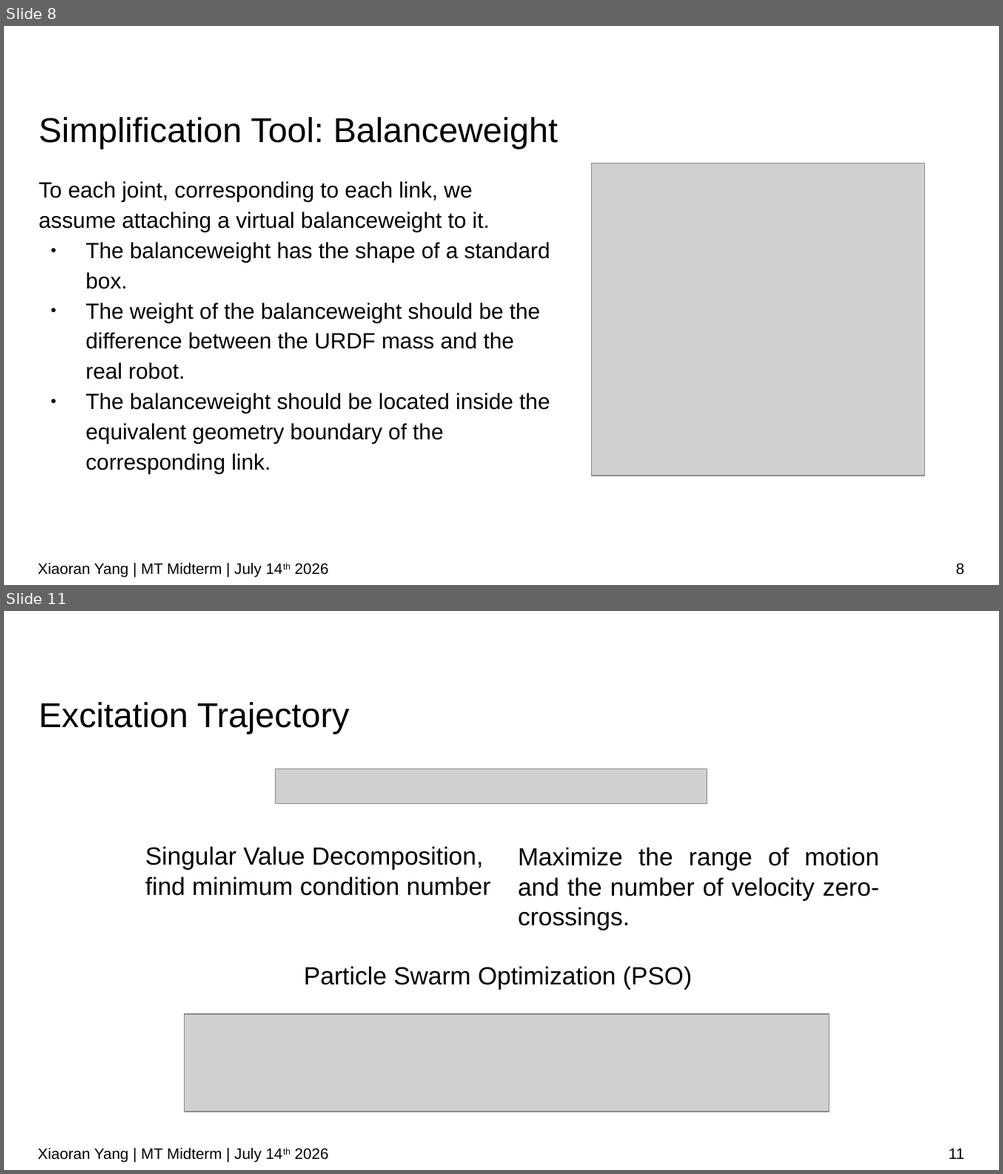
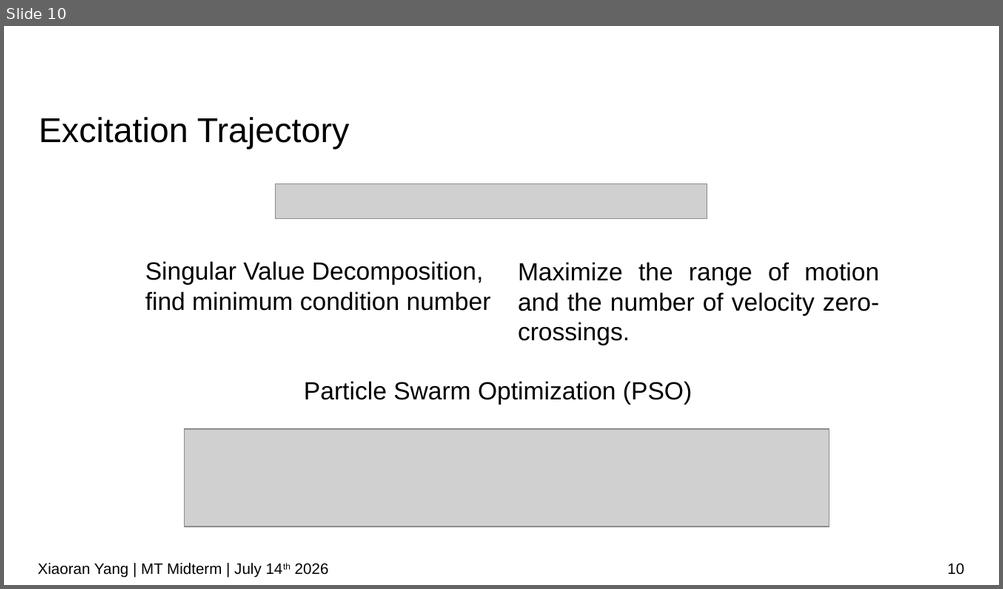
Before and after one commit to IDoccupled/identification, a slide deck: presentation/Midterm.odp. Shown one above the other, each under a label of ours: slides 8 and 11 before the commit, slide 10 after it; the slides between them are not shown. The pictures are 1003x1174 and 1003x589 pixels, drawn with LibreOffice and Linux fonts; fonts in the diff are those of the drawing; grey boxes stand for pictures; background and template pictures are left out. Boxes give left, top, right and bottom in pixels: in the first picture for what was removed or moved away, otherwise in the second. Text is boxed around its words. In the diff, an @@ line names an element or a change of style, - is before the commit and + after.

```diff
--- a/presentation/Midterm.odp
+++ b/presentation/Midterm.odp
@@ slide 8 removed at box(4, 26, 999, 585), background #FFFFFF @@
@@ title removed at box(39, 117, 558, 149) @@
-Simplification Tool: Balanceweight
@@ picture removed at box(592, 163, 925, 477) @@
@@ text removed at box(39, 181, 550, 474) @@
-To each joint, corresponding to each link, we assume attaching a virtual balanceweight to it.
-● The balanceweight has the shape of a standard box.
-● The weight of the balanceweight should be the difference between the URDF mass and the real robot.
-● The balanceweight should be located inside the equivalent geometry boundary of the corresponding link.
@@ text removed at box(38, 563, 329, 578) @@
-Xiaoran Yang | MT Midterm | July 14th 2026
@@ page number removed at box(956, 563, 964, 575) @@
-8
@@ what was slide 11 is now slide 10 @@
@@ page number at box(947, 563, 964, 575): text changed @@
-11
+10
```
Also in this commit, not shown: 7 slides changed, 2 slides added, 2 other slides removed.
